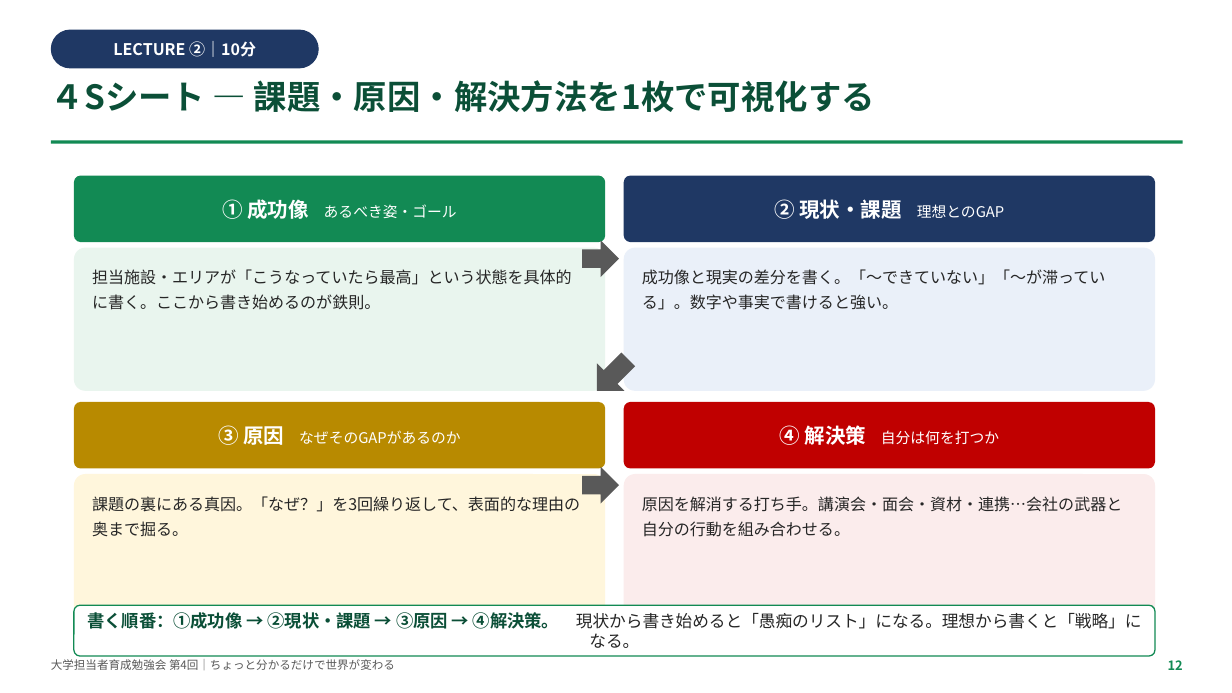
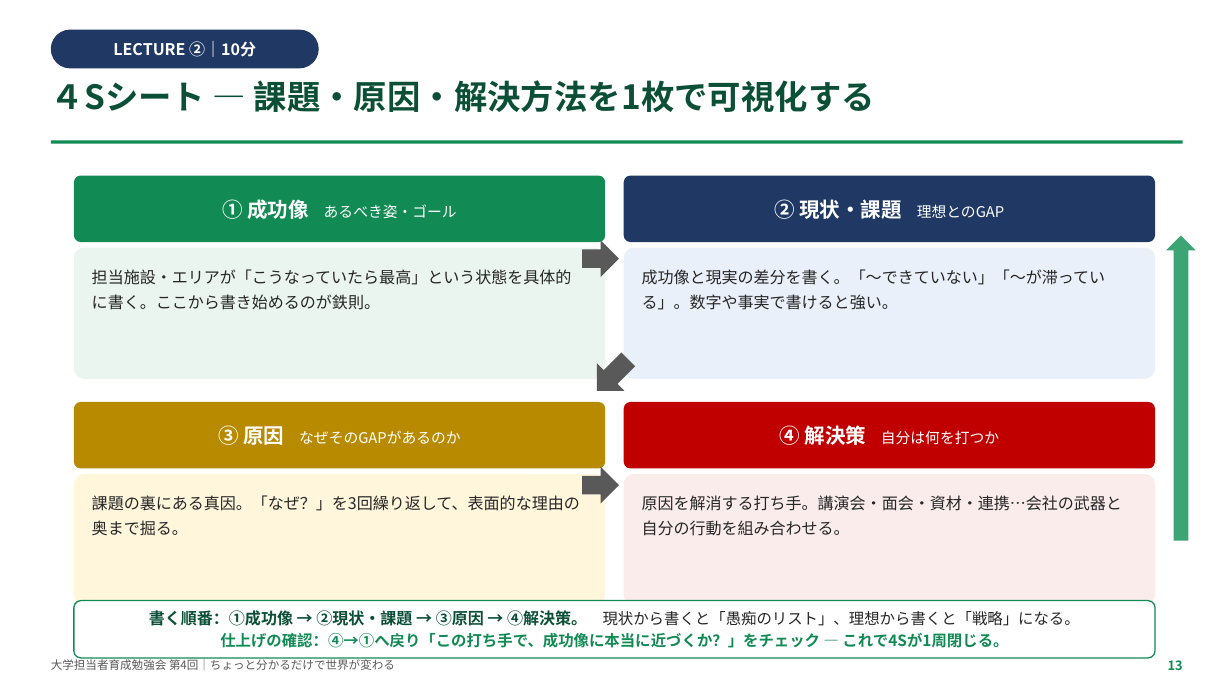
Before and after one commit to TAKUYA-1187/Claude, a slide deck: slide 14 of novartis_training/第4回_ちょっと分かるだけで世界が変わる.pptx (slide 13 before the commit). Drawn at 1232x693 pixels with LibreOffice and Linux fonts; fonts in the diff are those of the drawing. Boxes give left, top, right and bottom in pixels: in the first picture for what was removed or moved away, otherwise in the second. Text is boxed around its words. In the diff, an @@ line names an element or a change of style, - is before the commit and + after.

```diff
--- a/novartis_training/第4回_ちょっと分かるだけで世界が変わる.pptx
+++ b/novartis_training/第4回_ちょっと分かるだけで世界が変わる.pptx
@@ up arrow added at (1166,236,1196,541), fill #3DA574 @@
@@ rounded rectangle "担当施設・エリアが「こうなっていたら最高」という状態を具体的に書く。ここから書き始めるのが鉄則。": place and size @@
-rounded rectangle "担当施設・エリアが「こうなっていたら最高」という状態を具体的に書く。ここから書き始めるのが鉄則。" at (74,248,605,391)
+rounded rectangle "担当施設・エリアが「こうなっていたら最高」という状態を具体的に書く。ここから書き始めるのが鉄則。" at (74,248,605,379)
@@ rounded rectangle "成功像と現実の差分を書く。「〜できていない」「〜が滞っている」。数字や事実で書けると強い。": place and size @@
-rounded rectangle "成功像と現実の差分を書く。「〜できていない」「〜が滞っている」。数字や事実で書けると強い。" at (624,248,1155,391)
+rounded rectangle "成功像と現実の差分を書く。「〜できていない」「〜が滞っている」。数字や事実で書けると強い。" at (624,248,1155,379)
@@ rounded rectangle "課題の裏にある真因。「なぜ？」を3回繰り返して、表面的な理由の奥まで掘る。": place and size @@
-rounded rectangle "課題の裏にある真因。「なぜ？」を3回繰り返して、表面的な理由の奥まで掘る。" at (74,474,605,617)
+rounded rectangle "課題の裏にある真因。「なぜ？」を3回繰り返して、表面的な理由の奥まで掘る。" at (74,474,605,605)
@@ rounded rectangle "原因を解消する打ち手。講演会・面会・資材・連携…会社の武器と自分の行動を組み合わせる。": place and size @@
-rounded rectangle "原因を解消する打ち手。講演会・面会・資材・連携…会社の武器と自分の行動を組み合わせる。" at (624,474,1155,617)
+rounded rectangle "原因を解消する打ち手。講演会・面会・資材・連携…会社の武器と自分の行動を組み合わせる。" at (624,474,1155,605)
@@ rounded rectangle "書く順番：①成功像 → ②現状・課題 → ③原因 ...": place and size @@
-rounded rectangle "書く順番：①成功像 → ②現状・課題 → ③原因 ..." at (74,605,1155,656)
+rounded rectangle "書く順番：①成功像 → ②現状・課題 → ③原因 ..." at (74,601,1155,658)
@@ text in rounded rectangle at (149,610,1080,648): text changed; size 13 to 12 pt; text colour #262626 to #128A54; bold on @@
-書く順番：①成功像 → ②現状・課題 → ③原因 → ④解決策。 現状から書き始めると「愚痴のリスト」になる。理想から書くと「戦略」になる。
+書く順番：①成功像 → ②現状・課題 → ③原因 → ④解決策。 現状から書くと「愚痴のリスト」、理想から書くと「戦略」になる。
+仕上げの確認：④→①へ戻り「この打ち手で、成功像に本当に近づくか？」をチェック — これで4Sが1周閉じる。
@@ text at (1168,660,1183,670): text changed @@
-12
+13
```
Also in this commit, not shown: 21 other slides changed, 1 slide added, 1 other file.
